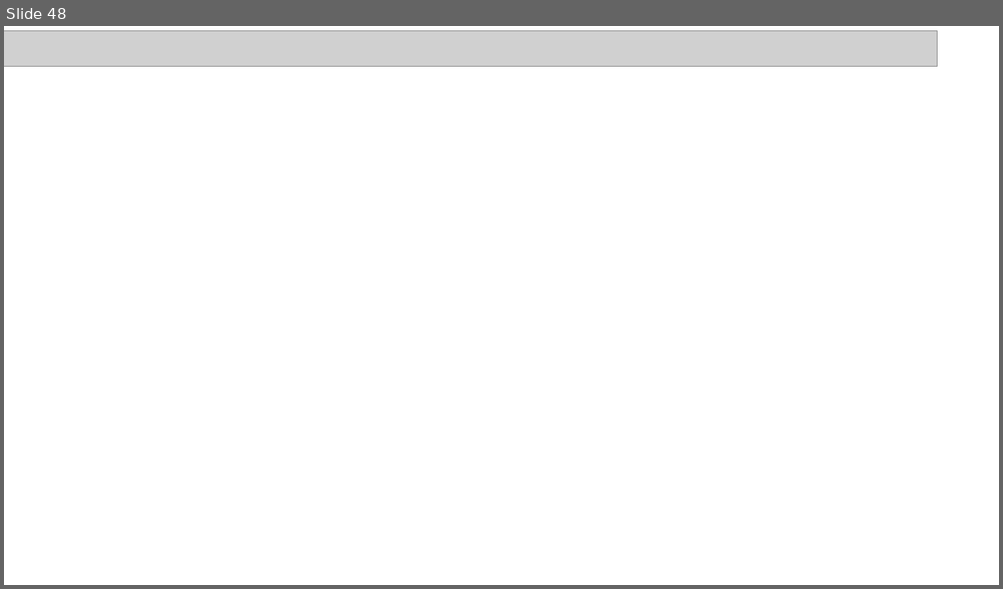
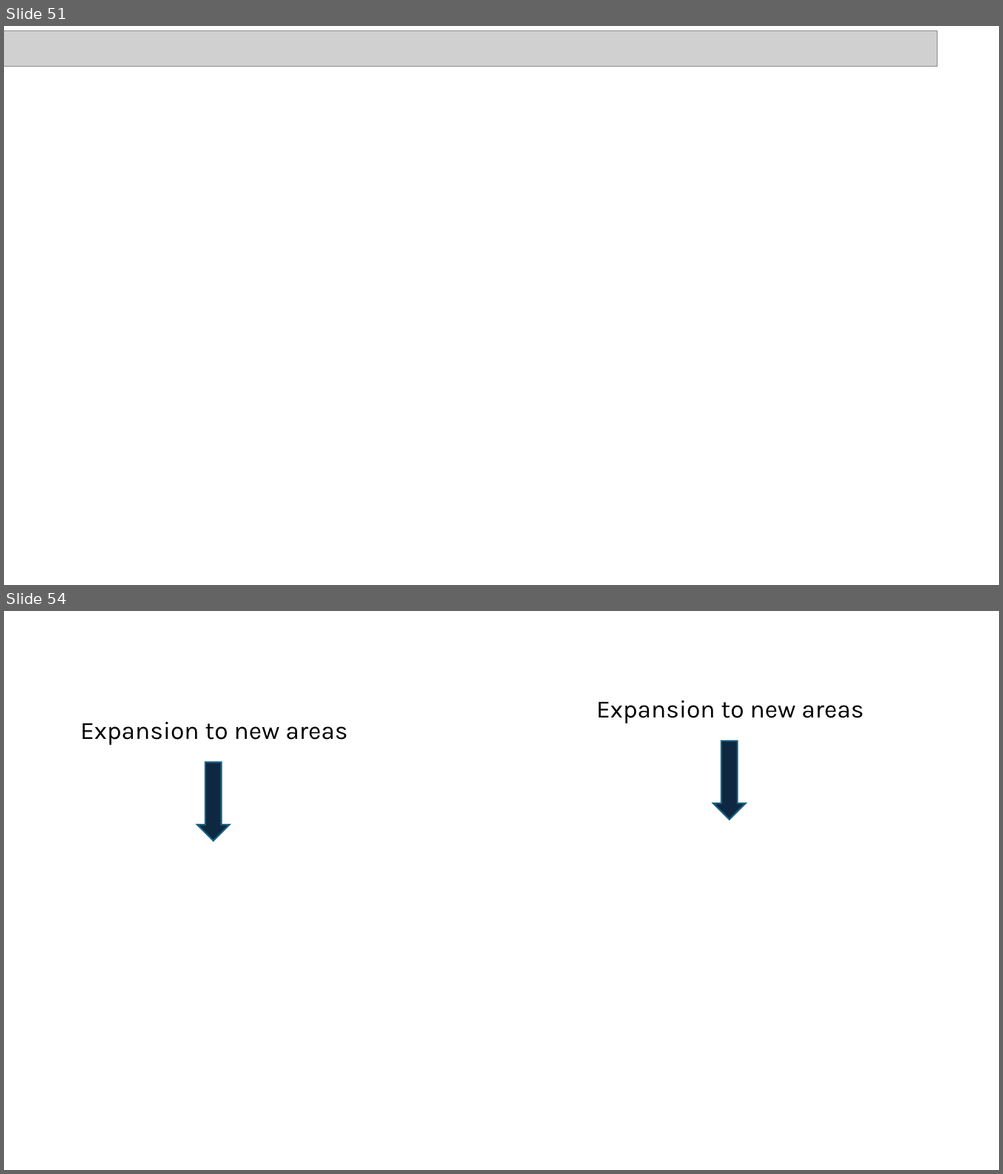
Before and after one commit to ccsosa/SDM_2026_2, a slide deck: 007_Climate_change/CLIMATE_CHANGE.pptx. Shown one above the other, each under a label of ours: slide 48 before the commit, slides 51 and 54 after it; the slides between them are not shown. The pictures are 1003x589 and 1003x1174 pixels, drawn with LibreOffice and Linux fonts; fonts in the diff are those of the drawing; grey boxes stand for pictures; background and template pictures are left out. Boxes give left, top, right and bottom in pixels: in the first picture for what was removed or moved away, otherwise in the second. Text is boxed around its words. In the diff, an @@ line names an element or a change of style, - is before the commit and + after.

```diff
--- a/007_Climate_change/CLIMATE_CHANGE.pptx
+++ b/007_Climate_change/CLIMATE_CHANGE.pptx
@@ slide 54 added at (4,611,999,1170), background picture (left out) @@
@@ text added at (596,701,863,723), 24 pt, text #000000 @@
+Expansion to new areas
@@ text added at (80,722,347,745), 24 pt, text #000000 @@
+Expansion to new areas
@@ down arrow added at (714,741,745,819), fill #0E2841, outline #156082 1.5 pt @@
@@ down arrow added at (197,763,229,841), fill #0E2841, outline #156082 1.5 pt @@
@@ what was slide 48 is now slide 51 @@
```
Also in this commit, not shown: 7 other slides added, 3 slides removed, 5 other files.
